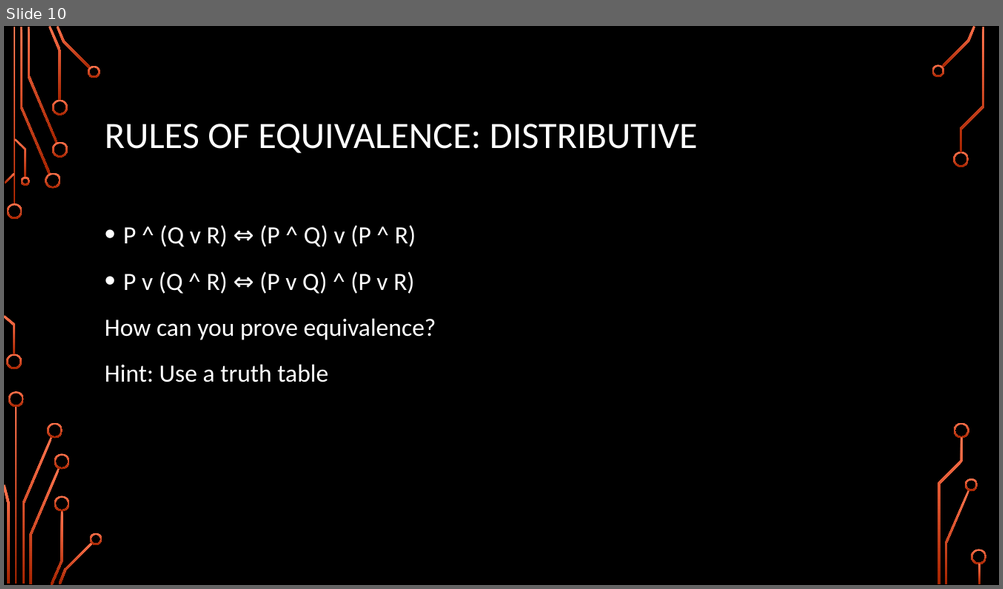
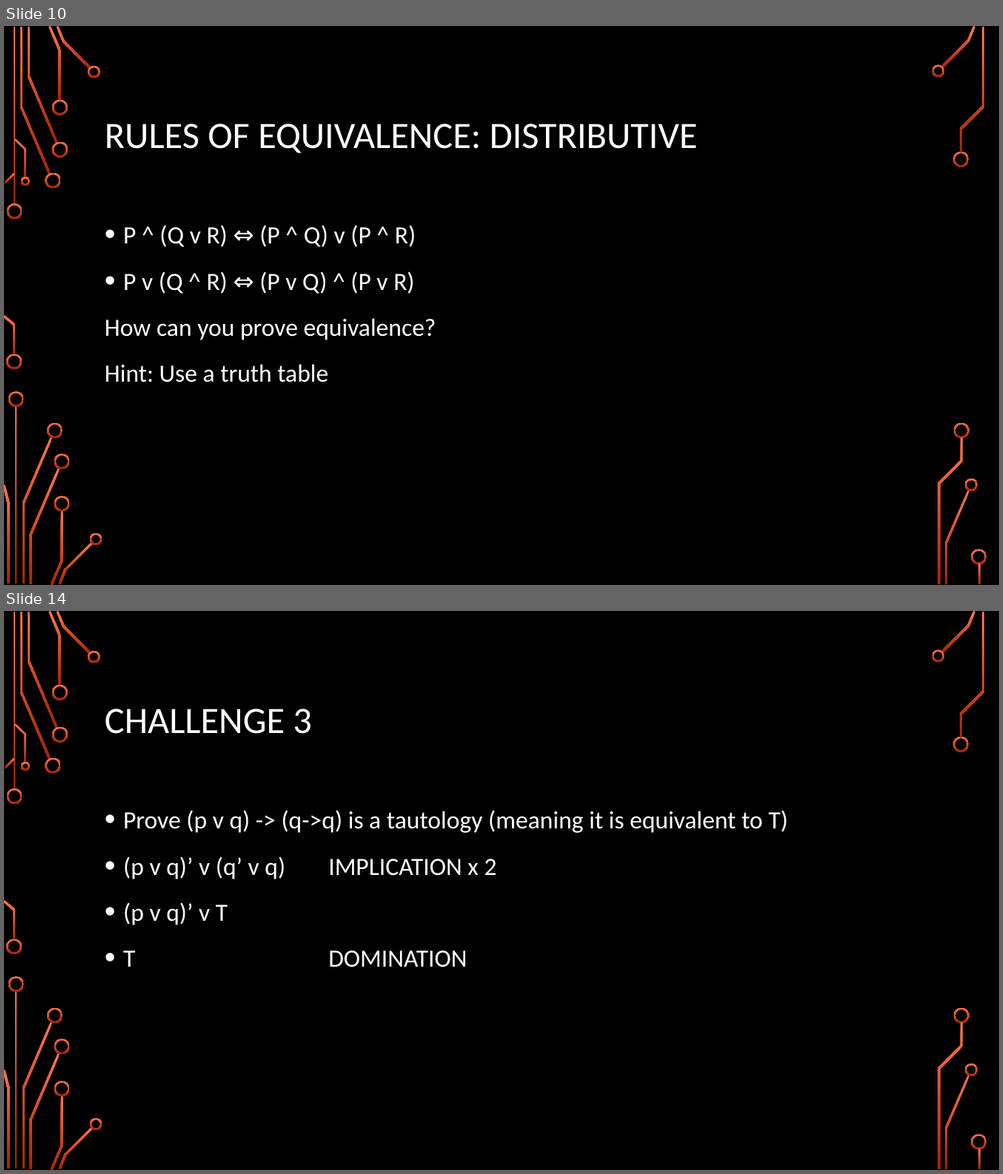
Before and after one commit to jameswilson281/CIS7---Discrete-Structures, a slide deck: Lectures/Lecture 3 - 20170906 Logic Laws.pptx. Shown one above the other, each under a label of ours: slide 10 before the commit, slides 10 and 14 after it; the slides between them are not shown. The pictures are 1003x589 and 1003x1174 pixels, drawn with LibreOffice and Linux fonts; fonts in the diff are those of the drawing; background and template pictures are left out. Boxes give left, top, right and bottom in pixels: in the first picture for what was removed or moved away, otherwise in the second. Text is boxed around its words. In the diff, an @@ line names an element or a change of style, - is before the commit and + after.

```diff
--- a/Lectures/Lecture 3 - 20170906 Logic Laws.pptx
+++ b/Lectures/Lecture 3 - 20170906 Logic Laws.pptx
@@ slide 14 added at (4,611,999,1170), background picture (left out); not listed: 36 template elements that a slide beside it also shows @@
@@ title added at (105,709,312,734), 36 pt, text #FFFFFF @@
+CHALLENGE 3
@@ text added at (123,810,788,967), 24 pt, text #FFFFFF @@
+• Prove (p v q) -> (q->q) is a tautology (meaning it is equivalent to T)
+• (p v q)’ v (q’ v q) IMPLICATION x 2
+• (p v q)’ v T
+• T DOMINATION
```
Also in this commit, not shown: 1 slide changed, 2 other slides added, 2 other files.
